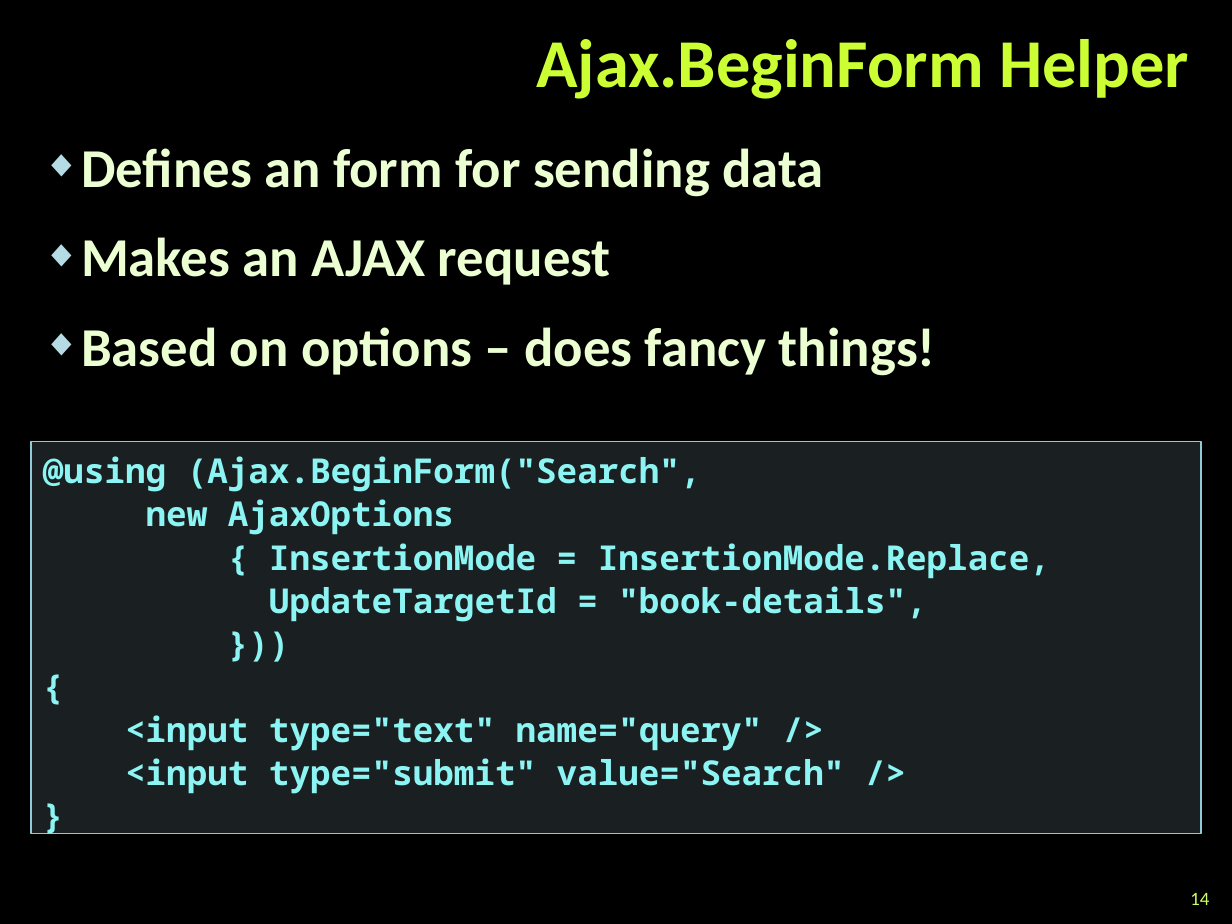
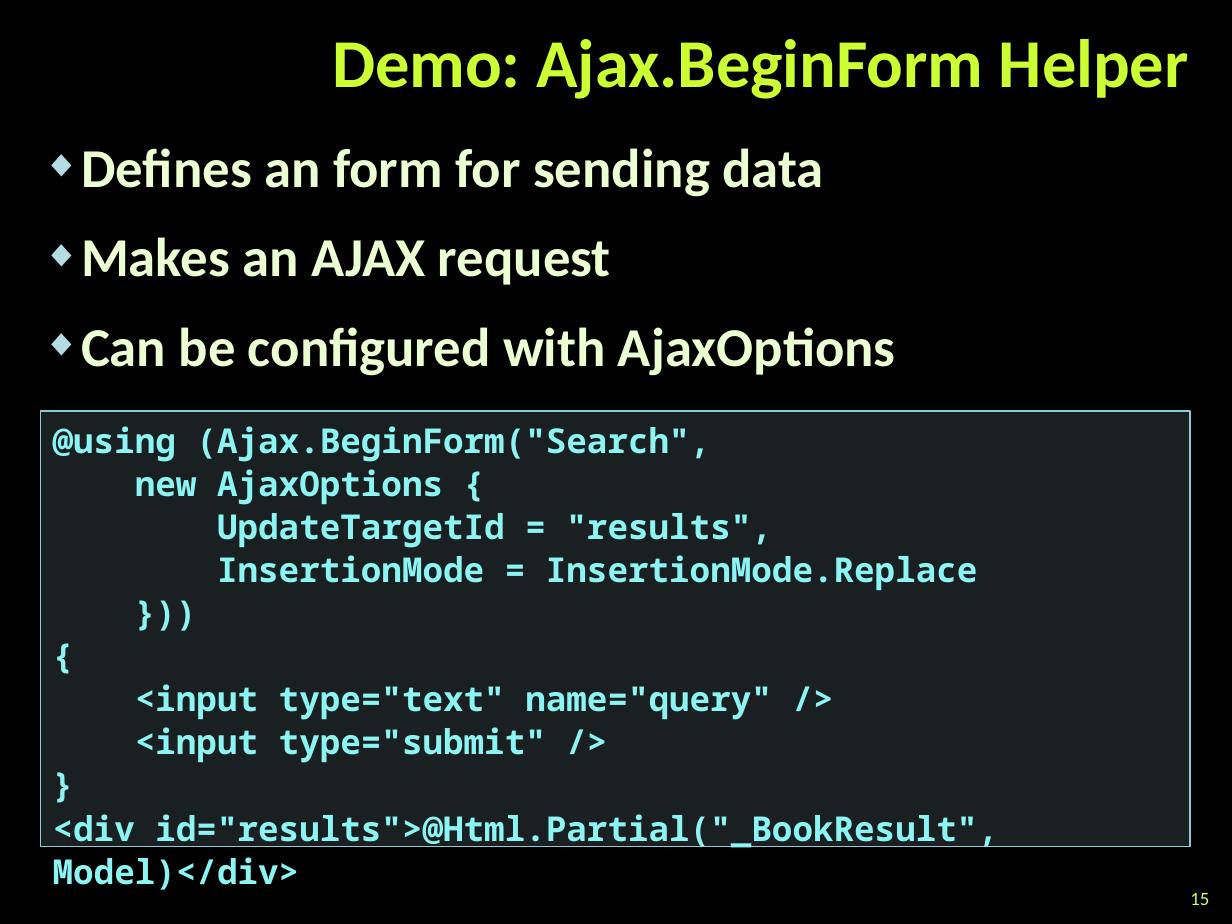
Before and after one commit to martin-nikolov/Telerik-Academy, a slide deck: slide 15 of ASP.NET MVC/03. AJAX with ASP.NET MVC/AJAX with ASP.NET MVC.pptx (slide 14 before the commit). Drawn at 1232x924 pixels with LibreOffice and Linux fonts; fonts in the diff are those of the drawing; background and template pictures are left out. Boxes give left, top, right and bottom in pixels: in the first picture for what was removed or moved away, otherwise in the second. Text is boxed around its words. In the diff, an @@ line names an element or a change of style, - is before the commit and + after.

```diff
--- a/ASP.NET MVC/03. AJAX with ASP.NET MVC/AJAX with ASP.NET MVC.pptx
+++ b/ASP.NET MVC/03. AJAX with ASP.NET MVC/AJAX with ASP.NET MVC.pptx
@@ title at (332,39,1189,99): text changed @@
-Ajax.BeginForm Helper
+Demo: Ajax.BeginForm Helper
@@ text at (81,327,896,376): text changed @@
-◆ Based on options – does fancy things!
+◆ Can be configured with AjaxOptions
@@ text "@using (Ajax.BeginForm("Search",": place and size @@
-text "@using (Ajax.BeginForm("Search"," at (31,441,1201,845)
+text "@using (Ajax.BeginForm("Search"," at (41,410,1190,859)
@@ text at (135,469,978,591): text changed @@
-new AjaxOptions
-{ InsertionMode = InsertionMode.Replace,
-UpdateTargetId = "book-details",
+new AjaxOptions {
+UpdateTargetId = "results",
+InsertionMode = InsertionMode.Replace
@@ text at (135,727,546,763): text changed @@
-<input type="submit" value="Search" />
+<input type="submit" />
@@ text at (53,814,998,848): paragraph added @@
+<div id="results">@Html.Partial("_BookResult", Model)</div>
@@ page number at (1190,893,1209,905): text changed @@
-14
+15
```
Also in this commit, not shown: 12 other slides changed, 5 slides added, 13 slides removed, 4 other files.
